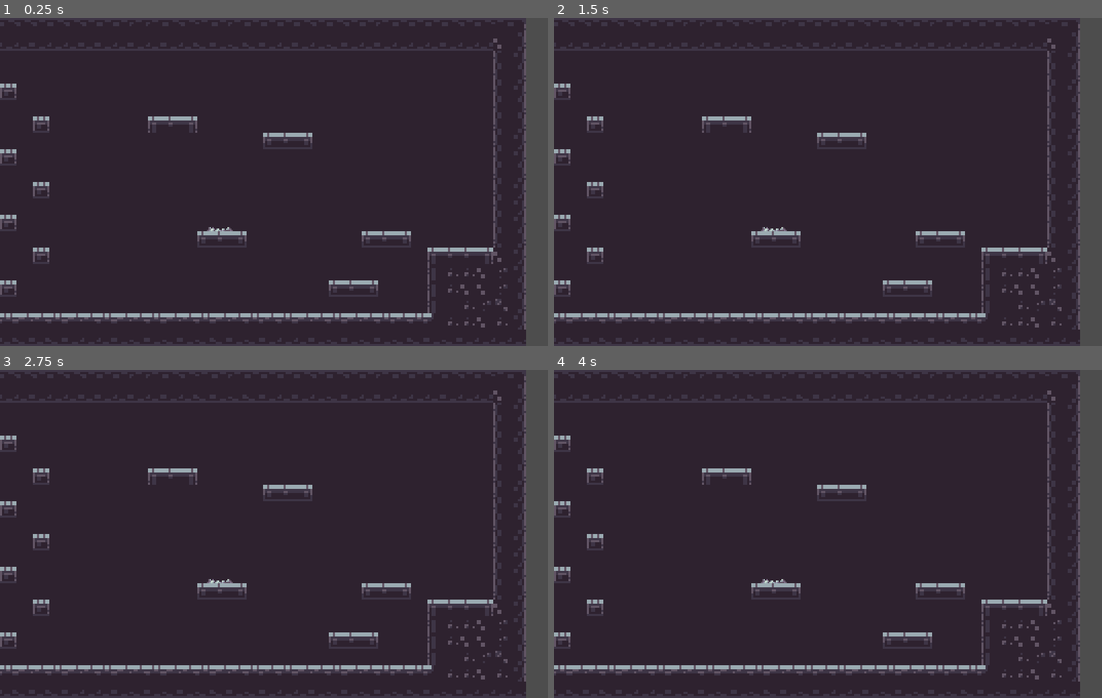
Above: before the commit, frames 1-4 (two rows, left to right).
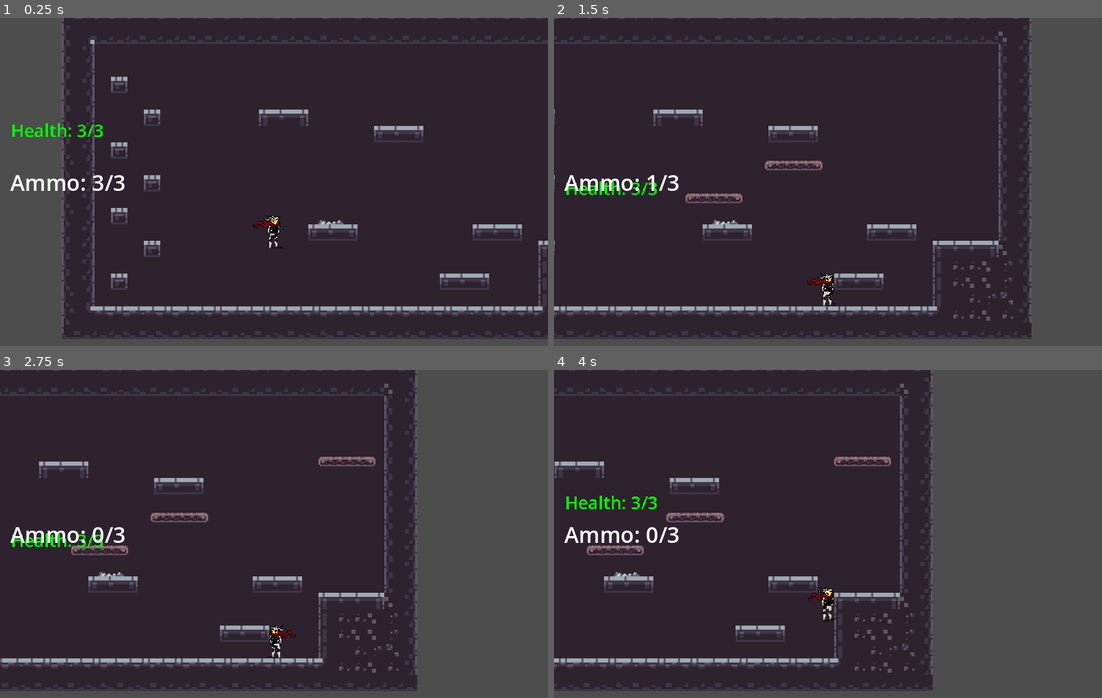
Above: after the commit, the same moments.

Repository: Justas-Kaulakis/ktu-platformer
Game: Godot game, scene res://demo_level.tscn
Two runs of this game, one before a commit and one after it. Both use one fixed random seed, a clock stepped at 60 frames per second and the inputs below.
Inputs (mouse positions are in pixels of both pictures, inside the frame that each line leads up to):
- Up to frame 1 (0.25 s): no input
- Up to frame 2 (1.5 s): tap Enter at 0.5 s; move the mouse to (948, 165) at 0.52 s; hold D (move_right) from 0.53 s (still down); click (948, 165) at 0.6 s; tap W (jump) at 0.77 s; move the mouse to (718, 198) at 1.27 s; click (718, 198) at 1.35 s
- Up to frame 3 (2.75 s): tap W (jump) at 1.52 s; move the mouse to (328, 461) at 2.02 s; release D (move_right) at 2.03 s; hold A (move_left) from 2.03 s (still down); click (328, 461) at 2.1 s
- Up to frame 4 (4 s): tap Space at 2.75 s; move the mouse to (800, 599) at 2.77 s; release A (move_left) at 2.78 s; hold D (move_right) from 2.78 s (still down); click (800, 599) at 2.85 s; tap W (jump) at 3.02, 3.77 s; move the mouse to (992, 583) at 3.52 s; click (992, 583) at 3.6 s

The runs differ from the first frame. In frame 1, 21% of the frame differs, in the area x 0-100%, y 0-100%; in frame 2, 14%; in frame 3, 24%; in frame 4, 30%, in the area x 0-96%, y 0-100%.

Commit message:
This merge is horror

Diff:
--- a/demo_level.tscn
+++ b/demo_level.tscn
@@ -1,7 +1,6 @@
-[gd_scene load_steps=5 format=4 uid="uid://d0kbafooreyoy"]
+[gd_scene load_steps=6 format=4 uid="uid://d0kbafooreyoy"]
 
 [ext_resource type="PackedScene" uid="uid://2pd6cj5ouwwe" path="res://level/demo_level.tscn" id="1_1pl5s"]
-[ext_resource type="PackedScene" uid="uid://h52ithx6mjja" path="res://game_manager.tscn" id="2_cim0o"]
 [ext_resource type="Script" uid="uid://cesow5kou7cvs" path="res://collision_tiles.gd" id="2_t5d6x"]
 [ext_resource type="PackedScene" uid="uid://m2sqnkv38q0p" path="res://game_manager.tscn" id="3_cim0o"]
 [ext_resource type="PackedScene" uid="uid://c3ary26xq7cf7" path="res://level/spikes.tscn" id="4_cim0o"]
@@ -9,29 +8,27 @@
 
 [node name="Demo level" instance=ExtResource("1_1pl5s")]
 
-[node name="Game Manager" parent="." index="0" instance=ExtResource("2_cim0o")]
+[node name="Game Manager" parent="." index="0" instance=ExtResource("3_cim0o")]
 
 [node name="Background tiles" parent="." index="2"]
-z_index = -2
 scale = Vector2(3, 3)
 tile_map_data = PackedByteArray("AAACAAIAAAAJAAwAAAACAAMAAAAJAAwAAAACAAQAAAAJAAwAAAACAAUAAAAJAAwAAAACAAYAAAAJAAwAAAACAA …(7856 unchanged characters)…
 
-[node name="Collision tiles" parent="." index="3"]
+[node name="Spikes" parent="." index="3" instance=ExtResource("4_cim0o")]
+position = Vector2(321, 309)
+
+[node name="UI" type="CanvasLayer" parent="." index="4"]
+
+[node name="Input Settings" parent="UI" index="0" instance=ExtResource("4_ok5di")]
+visible = false
+
+[node name="Collision tiles" parent="." index="5"]
 top_level = true
 scale = Vector2(3, 3)
 tile_map_data = PackedByteArray("AAAAAAAAAAADABAAADAAAAEAAAABABAAAAABAAAAAAADABAAADABAAEAAAACABAAAAACAAAAAAACABAAADACAA …(3792 unchanged characters)…
 script = ExtResource("2_t5d6x")
 
-[node name="Game Manager" parent="." index="2" instance=ExtResource("3_cim0o")]
-[node name="UI" type="CanvasLayer" parent="." index="4"]
-
-[node name="Input Settings" parent="UI" index="0" instance=ExtResource("4_ok5di")]
-visible = false
-
-[node name="Player" parent="." index="5"]
+[node name="Player" parent="." index="6"]
 position = Vector2(238, 285)
 
-[node name="Spikes" parent="." index="4" instance=ExtResource("4_cim0o")]
-position = Vector2(321, 309)
-
 [connection signal="mouse_entered" from="Player" to="Player" method="_on_mouse_entered"]
--- a/player/player.tscn
+++ b/player/player.tscn
@@ -6,7 +6,6 @@
 [ext_resource type="AudioStream" uid="uid://sjod173axgwf" path="res://player/jump.wav" id="5"]
 [ext_resource type="Script" uid="uid://df55hiq4jemgy" path="res://player/health_bar.gd" id="6_boad6"]
 [ext_resource type="Script" uid="uid://cqatl8d70xc6n" path="res://player/area_2d.gd" id="6_g6k8r"]
-[ext_resource type="Texture2D" uid="uid://cc7o7t0ramd6y" path="res://player/robot.webp" id="9"]
 
 [sub_resource type="Animation" id="Animation_boad6"]
 length = 0.001
@@ -293,7 +292,6 @@
 offset_top = -210.0
 offset_right = -440.0
 offset_bottom = -187.0
-script = ExtResource("4_qjkh3")
 
 [node name="Health Bar" type="Label" parent="."]
 z_index = 1
@@ -303,15 +301,9 @@
 offset_bottom = -217.0
 script = ExtResource("6_boad6")
 
-[node name="CollisionShape2D" type="CollisionShape2D" parent="."]
-visible = false
-position = Vector2(0, -14)
-shape = SubResource("11")
-
 [node name="PlatformCollisionCheck" type="Area2D" parent="."]
 script = ExtResource("6_g6k8r")
 
 [node name="CollisionShape2D" type="CollisionShape2D" parent="PlatformCollisionCheck"]
 position = Vector2(-1.19209e-06, -6.875)
 scale = Vector2(0.999998, 0.999998)
-shape = SubResource("RectangleShape2D_boad6")
Not shown: 1 places in player/player.tscn that only renumber resources
